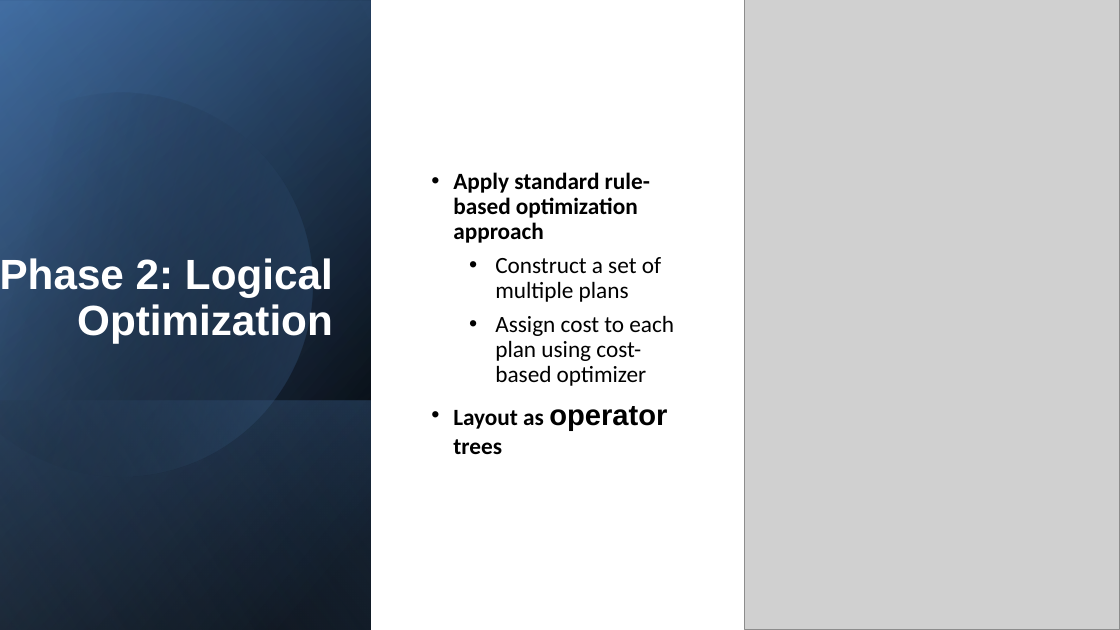
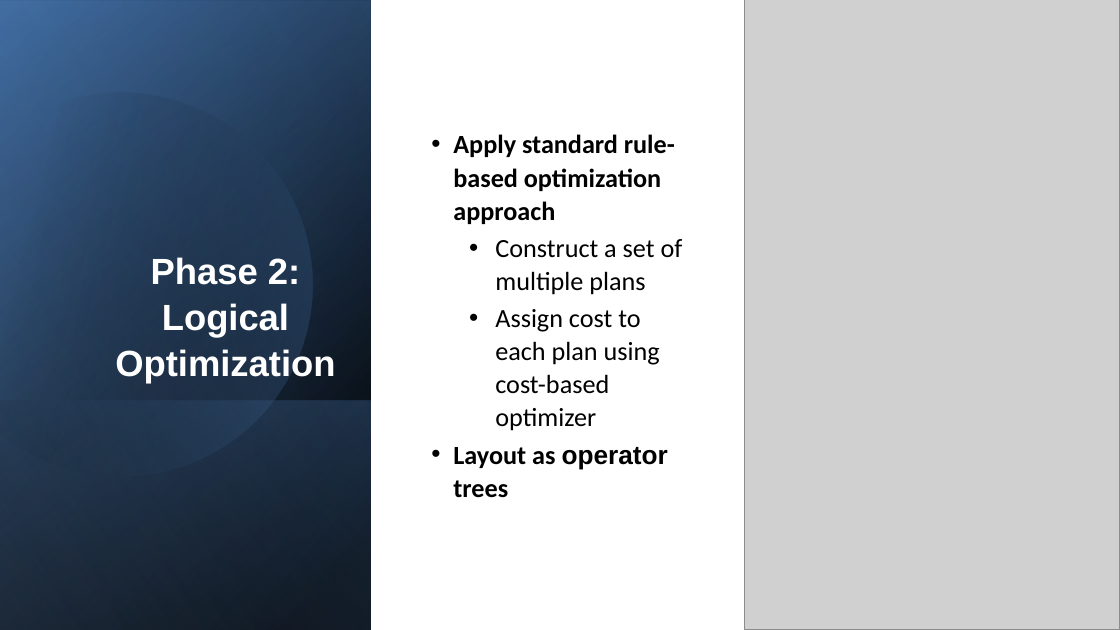
Before and after one commit to zhangyu027/UCI_Hadoop_Apache_Airflow, a slide deck: slide 7 of 02_Slides/M6_SparkSQL.pptx. Drawn at 1120x630 pixels with LibreOffice and Linux fonts; fonts in the diff are those of the drawing; grey boxes stand for pictures. Boxes give left, top, right and bottom in pixels: in the first picture for what was removed or moved away, otherwise in the second. Text is boxed around its words. In the diff, an @@ line names an element or a change of style, - is before the commit and + after.

```diff
--- a/02_Slides/M6_SparkSQL.pptx
+++ b/02_Slides/M6_SparkSQL.pptx
@@ title "Phase 2: Logical Optimization" moved from (x1=0, y1=258, x2=333, y2=343) to (x1=115, y1=257, x2=335, y2=383) @@
@@ title "Phase 2: Logical Optimization" at (x1=115, y1=257, x2=335, y2=383): size 29 to 25 pt; alignment right to centre; line spacing 0.9 to 1.05; more space between paragraphs; vertical alignment bottom to middle @@
@@ text "Apply standard rule-based optimization approach" at (x1=453, y1=134, x2=683, y2=498): size 16 to 18 pt; size 20 to 18 pt in "operator"; line spacing 0.9 to 1.05; more space between paragraphs; less space between paragraphs; line spacing 1 to 1.05 @@
```
Also in this commit, not shown: 25 other slides changed, 3 other files.
